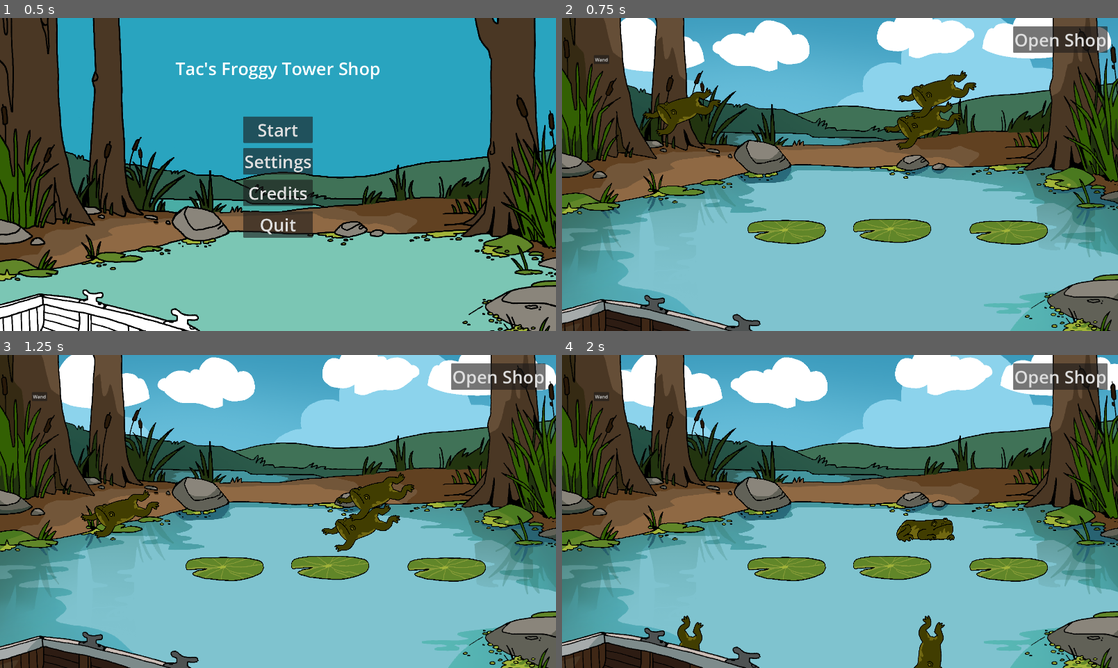
Above: before the commit, frames 1-4 (two rows, left to right).
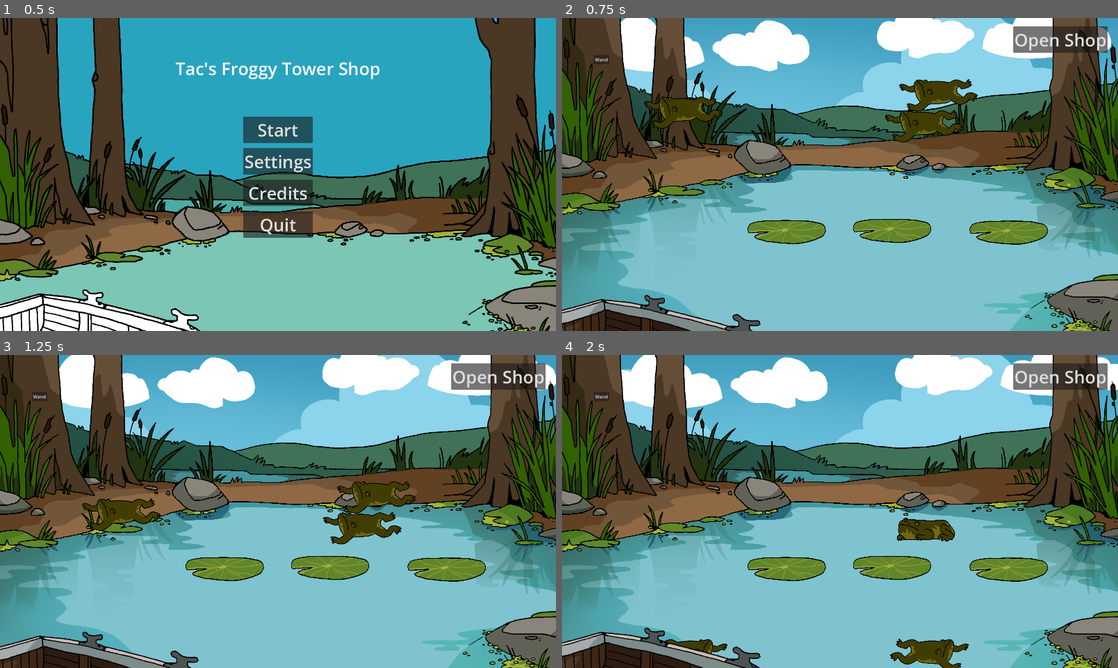
Above: after the commit, the same moments.

Repository: NotTom31/FroggeeToadems
Game: Godot game, scene res://Scenes/UI/MainMenu.tscn
The game is run twice, just before and just after one commit, with the same random seed, the same clock (stepped at 60 frames per second) and the same inputs.
Inputs (mouse positions are in pixels of both pictures, inside the frame that each line leads up to):
- Up to frame 1 (0.5 s): no input
- Up to frame 2 (0.75 s): click "Start" at 0.5 s
- Up to frame 3 (1.25 s): no input
- Up to frame 4 (2 s): move the mouse to (923, 530) at 1.27 s; hold Right (ui_right) from 1.28 s (still down); click (923, 530) at 1.42 s; tap Up (ui_up) at 1.52 s

Frame 1 is identical in both runs. In frame 2, 2.2% of the frame differs, in the area x 14-75%, y 16-43%; in frame 3, 2.2%, in the area x 14-75%, y 37-63%; in frame 4, 1.7%.

Commit message:
fixed all frog clickboxes and turn ability

Diff:
--- a/Code/FrogLogic/frog_sprite_handler.gd
+++ b/Code/FrogLogic/frog_sprite_handler.gd
@@ -2,11 +2,11 @@
 extends Area2D
 
 @export var rest_sprite_position : Vector2
-@export var rest_sprite_rotation : float
 @export var rest_sprite_scale : Vector2
+@export var rest_click_rect : Vector2
 @export var jump_sprite_position : Vector2
-@export var jump_sprite_rotation : float
 @export var jump_sprite_scale : Vector2
+@export var jump_click_rect : Vector2
 
 @export var sprt : AnimatedSprite2D
 
@@ -32,10 +32,10 @@
 
 func resize_for_rest() -> void:
 	sprt.position = rest_sprite_position
-	sprt.rotation = rest_sprite_rotation
 	sprt.scale = rest_sprite_scale
+	$ClickableArea.shape.size = rest_click_rect
 
 func resize_for_jump() -> void:
 	sprt.position = jump_sprite_position
-	sprt.rotation = jump_sprite_rotation
 	sprt.scale = jump_sprite_scale
+	$ClickableArea.shape.size = jump_click_rect
--- a/Scenes/Frogs/FrogTypes/basic_frog.tscn
+++ b/Scenes/Frogs/FrogTypes/basic_frog.tscn
@@ -10,8 +10,8 @@
 [ext_resource type="Script" path="res://Code/FrogLogic/FrogStates/FrogStacked.gd" id="7_avrs0"]
 [ext_resource type="Texture2D" uid="uid://c4554dc54ppgk" path="res://Assets/Art/Frogs/blink/05_plink.png" id="8_57het"]
 [ext_resource type="Texture2D" uid="uid://gnxwxsklcb51" path="res://Assets/Art/Frogs/resting/05_rest.png" id="9_halpc"]
-[ext_resource type="Texture2D" uid="uid://lkw5eyfa3r6g" path="res://Assets/Art/Frogs/jumping/05_jump.png" id="10_e1rxg"]
 [ext_resource type="Texture2D" uid="uid://cb6l32dbmeq54" path="res://Assets/Art/Frogs/charging/05_charge.png" id="10_lrc50"]
+[ext_resource type="Texture2D" uid="uid://bo12hoarwwc2e" path="res://Assets/Art/Frogs/jumping_turned/05_jump_turned.png" id="11_ha1ty"]
 [ext_resource type="Script" path="res://Code/FrogLogic/frog_sprite_handler.gd" id="12_jl4ke"]
 
 [sub_resource type="SpriteFrames" id="SpriteFrames_kpbkf"]
@@ -45,7 +45,7 @@
 }, {
 "frames": [{
 "duration": 1.0,
-"texture": ExtResource("10_e1rxg")
+"texture": ExtResource("11_ha1ty")
 }],
 "loop": true,
 "name": &"jump",
@@ -88,7 +88,7 @@
 [node name="AnimatedSprite2D" type="AnimatedSprite2D" parent="."]
 z_index = 1
 position = Vector2(3, -2)
-scale = Vector2(0.15, 0.2)
+scale = Vector2(-0.15, 0.2)
 sprite_frames = SubResource("SpriteFrames_kpbkf")
 animation = &"idle"
 offset = Vector2(0, -150)
@@ -96,10 +96,11 @@
 [node name="FrogSpriteHandler" type="Area2D" parent="." node_paths=PackedStringArray("sprt")]
 script = ExtResource("12_jl4ke")
 rest_sprite_position = Vector2(3, -2)
-rest_sprite_scale = Vector2(0.15, 0.2)
-jump_sprite_position = Vector2(-14, 18)
-jump_sprite_rotation = 57.2
-jump_sprite_scale = Vector2(0.15, 0.15)
+rest_sprite_scale = Vector2(-0.15, 0.2)
+rest_click_rect = Vector2(323, 103)
+jump_sprite_position = Vector2(3, 24)
+jump_sprite_scale = Vector2(0.17, 0.17)
+jump_click_rect = Vector2(323, 103)
 sprt = NodePath("../AnimatedSprite2D")
 
 [node name="ClickableArea" type="CollisionShape2D" parent="FrogSpriteHandler"]
--- a/Scenes/Frogs/FrogTypes/fat_frog.tscn
+++ b/Scenes/Frogs/FrogTypes/fat_frog.tscn
@@ -3,10 +3,10 @@
 [ext_resource type="PackedScene" uid="uid://q2eyupn7k7l2" path="res://Scenes/Frogs/FrogTypes/basic_frog.tscn" id="1_wieqn"]
 [ext_resource type="Texture2D" uid="uid://cy5acv5h4fr25" path="res://Assets/Art/Frogs/blink/04_plink.png" id="2_5ledk"]
 [ext_resource type="Texture2D" uid="uid://dc4o64v0upcbd" path="res://Assets/Art/Frogs/resting/04_rest.png" id="3_d78p0"]
-[ext_resource type="Texture2D" uid="uid://cfgmm1d6vb0nn" path="res://Assets/Art/Frogs/jumping/04_jump.png" id="4_6x04a"]
 [ext_resource type="Texture2D" uid="uid://c432posuoo6w0" path="res://Assets/Art/Frogs/charging/04_charge.png" id="4_k3vli"]
+[ext_resource type="Texture2D" uid="uid://dc8jgr7flirc1" path="res://Assets/Art/Frogs/jumping_turned/04_jump_turned.png" id="5_4y8p8"]
 
-[sub_resource type="SpriteFrames" id="SpriteFrames_45081"]
+[sub_resource type="SpriteFrames" id="SpriteFrames_w1on3"]
 animations = [{
 "frames": [{
 "duration": 1.0,
@@ -37,25 +37,32 @@
 }, {
 "frames": [{
 "duration": 1.0,
-"texture": ExtResource("4_6x04a")
+"texture": ExtResource("5_4y8p8")
 }],
 "loop": true,
 "name": &"jump",
 "speed": 5.0
 }]
 
-[sub_resource type="RectangleShape2D" id="RectangleShape2D_6ljgk"]
-size = Vector2(308.333, 200)
+[sub_resource type="RectangleShape2D" id="RectangleShape2D_2h76u"]
+size = Vector2(317, 195)
 
 [node name="FatFrog" instance=ExtResource("1_wieqn")]
 type = 3
 
 [node name="AnimatedSprite2D" parent="." index="1"]
-sprite_frames = SubResource("SpriteFrames_45081")
+scale = Vector2(0.15, 0.2)
+sprite_frames = SubResource("SpriteFrames_w1on3")
 
-[node name="ClickableArea" parent="Area2D" index="0"]
-position = Vector2(3.5, -30)
-shape = SubResource("RectangleShape2D_6ljgk")
+[node name="FrogSpriteHandler" parent="." index="2"]
+rest_sprite_scale = Vector2(0.15, 0.2)
+rest_click_rect = Vector2(317, 195)
+jump_sprite_position = Vector2(3, -2)
+jump_click_rect = Vector2(310, 325)
+
+[node name="ClickableArea" parent="FrogSpriteHandler" index="0"]
+position = Vector2(1.00001, -31.55)
+shape = SubResource("RectangleShape2D_2h76u")
 
 [node name="SlotOnHead" parent="." index="3"]
 position = Vector2(0, -89)
--- a/Scenes/Frogs/FrogTypes/mud_frog.tscn
+++ b/Scenes/Frogs/FrogTypes/mud_frog.tscn
@@ -3,7 +3,7 @@
 [ext_resource type="PackedScene" uid="uid://q2eyupn7k7l2" path="res://Scenes/Frogs/FrogTypes/basic_frog.tscn" id="1_3yfop"]
 [ext_resource type="Texture2D" uid="uid://byimo5w7vne1o" path="res://Assets/Art/Frogs/resting/01_rest.png" id="2_nnp2c"]
 [ext_resource type="Texture2D" uid="uid://6vdf5eor0pxy" path="res://Assets/Art/Frogs/charging/01_charge.png" id="3_5tl0m"]
-[ext_resource type="Texture2D" uid="uid://1o6tgu7ew0o3" path="res://Assets/Art/Frogs/jumping/01_jump.png" id="3_fkw0y"]
+[ext_resource type="Texture2D" uid="uid://cc64y7l5qeasd" path="res://Assets/Art/Frogs/jumping_turned/01_jump_turned.png" id="4_woaif"]
 
 [sub_resource type="SpriteFrames" id="SpriteFrames_rm5ts"]
 animations = [{
@@ -33,25 +33,33 @@
 }, {
 "frames": [{
 "duration": 1.0,
-"texture": ExtResource("3_fkw0y")
+"texture": ExtResource("4_woaif")
 }],
 "loop": true,
 "name": &"jump",
 "speed": 5.0
 }]
 
-[sub_resource type="RectangleShape2D" id="RectangleShape2D_oigb3"]
-size = Vector2(315, 200)
+[sub_resource type="RectangleShape2D" id="RectangleShape2D_qro6i"]
+size = Vector2(315, 195)
 
 [node name="MudFrog" instance=ExtResource("1_3yfop")]
 type = 4
 
 [node name="AnimatedSprite2D" parent="." index="1"]
+scale = Vector2(0.15, 0.2)
 sprite_frames = SubResource("SpriteFrames_rm5ts")
+animation = &"jump"
 
-[node name="ClickableArea" parent="Area2D" index="0"]
-position = Vector2(-1.5, -33)
-shape = SubResource("RectangleShape2D_oigb3")
+[node name="FrogSpriteHandler" parent="." index="2"]
+rest_sprite_scale = Vector2(0.15, 0.2)
+rest_click_rect = Vector2(315, 195)
+jump_sprite_position = Vector2(3, -2)
+jump_click_rect = Vector2(315, 195)
+
+[node name="ClickableArea" parent="FrogSpriteHandler" index="0"]
+position = Vector2(3.45, -31.55)
+shape = SubResource("RectangleShape2D_qro6i")
 
 [node name="SlotOnHead" parent="." index="3"]
 position = Vector2(0, -93)
--- a/Scenes/Frogs/FrogTypes/small_frog.tscn
+++ b/Scenes/Frogs/FrogTypes/small_frog.tscn
@@ -4,7 +4,7 @@
 [ext_resource type="Texture2D" uid="uid://7sja1guvnp78" path="res://Assets/Art/Frogs/blink/03_plink.png" id="2_yoirv"]
 [ext_resource type="Texture2D" uid="uid://cp4l61kebouu6" path="res://Assets/Art/Frogs/resting/03_rest.png" id="3_452hk"]
 [ext_resource type="Texture2D" uid="uid://o78qjbqq03bu" path="res://Assets/Art/Frogs/charging/03_charge.png" id="4_2ws8f"]
-[ext_resource type="Texture2D" uid="uid://bq5ejk8o80g3n" path="res://Assets/Art/Frogs/jumping/03_jump_triple.png" id="4_jjc5f"]
+[ext_resource type="Texture2D" uid="uid://dbysohiwqotsy" path="res://Assets/Art/Frogs/jumping_turned/03_jump_triple_turned.png" id="5_dx6ek"]
 
 [sub_resource type="SpriteFrames" id="SpriteFrames_4xyxk"]
 animations = [{
@@ -37,25 +37,31 @@
 }, {
 "frames": [{
 "duration": 1.0,
-"texture": ExtResource("4_jjc5f")
+"texture": ExtResource("5_dx6ek")
 }],
 "loop": true,
 "name": &"jump",
 "speed": 5.0
 }]
 
-[sub_resource type="RectangleShape2D" id="RectangleShape2D_tlrj1"]
-size = Vector2(295, 86.6667)
+[sub_resource type="RectangleShape2D" id="RectangleShape2D_wg7ja"]
+size = Vector2(293, 82)
 
 [node name="SmallFrog" instance=ExtResource("1_52qfp")]
 type = 2
 
 [node name="AnimatedSprite2D" parent="." index="1"]
+scale = Vector2(0.15, 0.2)
 sprite_frames = SubResource("SpriteFrames_4xyxk")
 
-[node name="ClickableArea" parent="Area2D" index="0"]
-position = Vector2(1.5, 4)
-shape = SubResource("RectangleShape2D_tlrj1")
+[node name="FrogSpriteHandler" parent="." index="2"]
+rest_click_rect = Vector2(293, 82)
+jump_sprite_position = Vector2(3, 35)
+jump_click_rect = Vector2(180, 250)
+
+[node name="ClickableArea" parent="FrogSpriteHandler" index="0"]
+position = Vector2(2, 2.45)
+shape = SubResource("RectangleShape2D_wg7ja")
 
 [node name="SlotOnHead" parent="." index="3"]
 position = Vector2(0, -24)
--- a/Scenes/Frogs/FrogTypes/tropical_frog.tscn
+++ b/Scenes/Frogs/FrogTypes/tropical_frog.tscn
@@ -8,7 +8,7 @@
 [ext_resource type="Texture2D" uid="uid://bppv148qldsei" path="res://Assets/Art/Frogs/blink/02_plink5.png" id="6_4a2g8"]
 [ext_resource type="Texture2D" uid="uid://dcomocfoou50s" path="res://Assets/Art/Frogs/resting/02_rest.png" id="7_ff734"]
 [ext_resource type="Texture2D" uid="uid://cehbkmr7frwdu" path="res://Assets/Art/Frogs/charging/02_charge.png" id="7_jrg8x"]
-[ext_resource type="Texture2D" uid="uid://cvr4vb57bl7pj" path="res://Assets/Art/Frogs/jumping/02_jump.png" id="8_f107o"]
+[ext_resource type="Texture2D" uid="uid://dbnkbq2nqemo" path="res://Assets/Art/Frogs/jumping_turned/02_jump_turned.png" id="9_spjjg"]
 
 [sub_resource type="SpriteFrames" id="SpriteFrames_bn081"]
 animations = [{
@@ -53,26 +53,35 @@
 }, {
 "frames": [{
 "duration": 1.0,
-"texture": ExtResource("8_f107o")
+"texture": ExtResource("9_spjjg")
 }],
 "loop": true,
 "name": &"jump",
 "speed": 5.0
 }]
 
-[sub_resource type="RectangleShape2D" id="RectangleShape2D_ispgn"]
-size = Vector2(270, 105)
+[sub_resource type="RectangleShape2D" id="RectangleShape2D_vnybd"]
+size = Vector2(270, 90)
 
 [node name="TropicalFrog" instance=ExtResource("1_kqv0n")]
 type = 1
 
 [node name="AnimatedSprite2D" parent="." index="1"]
+position = Vector2(0, -2)
+scale = Vector2(0.15, 0.2)
 sprite_frames = SubResource("SpriteFrames_bn081")
-animation = &"blink"
 
-[node name="ClickableArea" parent="Area2D" index="0"]
-position = Vector2(4, -2.5)
-shape = SubResource("RectangleShape2D_ispgn")
+[node name="FrogSpriteHandler" parent="." index="2"]
+rest_sprite_position = Vector2(0, -2)
+rest_sprite_scale = Vector2(0.15, 0.2)
+rest_click_rect = Vector2(270, 90)
+jump_sprite_position = Vector2(3, 20)
+jump_sprite_scale = Vector2(0.19, 0.19)
+jump_click_rect = Vector2(270, 90)
+
+[node name="ClickableArea" parent="FrogSpriteHandler" index="0"]
+position = Vector2(3, -0.0499995)
+shape = SubResource("RectangleShape2D_vnybd")
 
 [node name="SlotOnHead" parent="." index="3"]
 position = Vector2(0, -31)
Binary file added: Assets/Art/Frogs/jumping_turned/01_jump_turned.png
Not shown, added: Assets/Art/Frogs/jumping_turned/01_jump_turned.png.import
Binary file added: Assets/Art/Frogs/jumping_turned/02_jump_turned.png
Not shown, added: Assets/Art/Frogs/jumping_turned/02_jump_turned.png.import
Binary file added: Assets/Art/Frogs/jumping_turned/03_jump_triple_turned.png
Not shown, added: Assets/Art/Frogs/jumping_turned/03_jump_triple_turned.png.import
Binary file added: Assets/Art/Frogs/jumping_turned/04_jump_turned.png
Not shown, added: Assets/Art/Frogs/jumping_turned/04_jump_turned.png.import
Binary file added: Assets/Art/Frogs/jumping_turned/05_jump_turned.png
Not shown, added: Assets/Art/Frogs/jumping_turned/05_jump_turned.png.import
